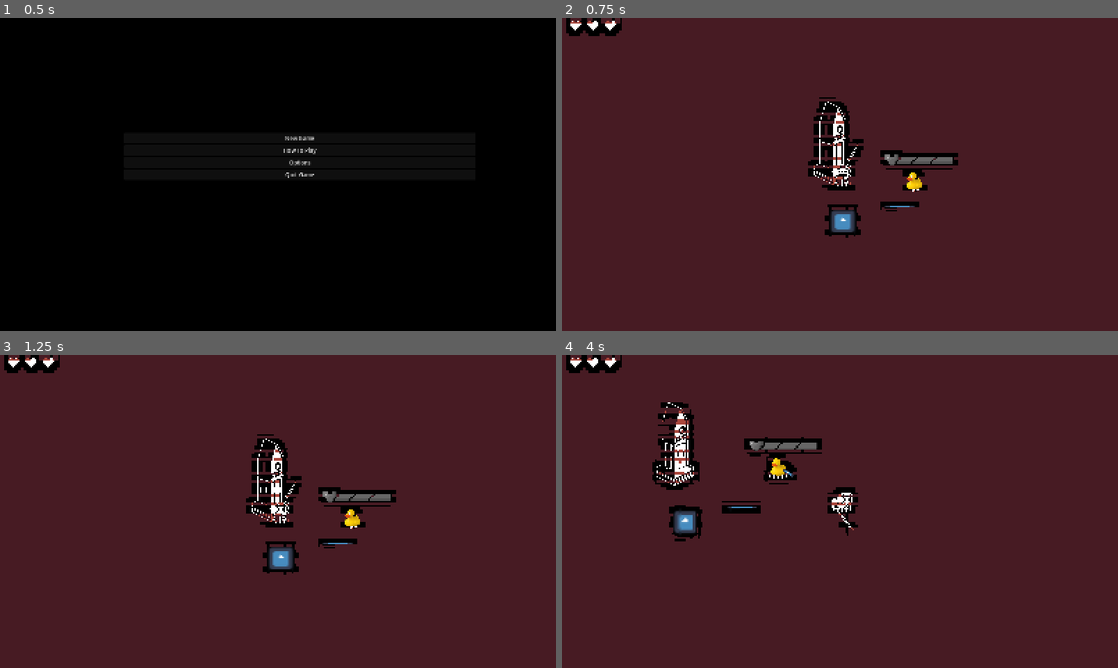
Above: before the commit, frames 1-4 (two rows, left to right).
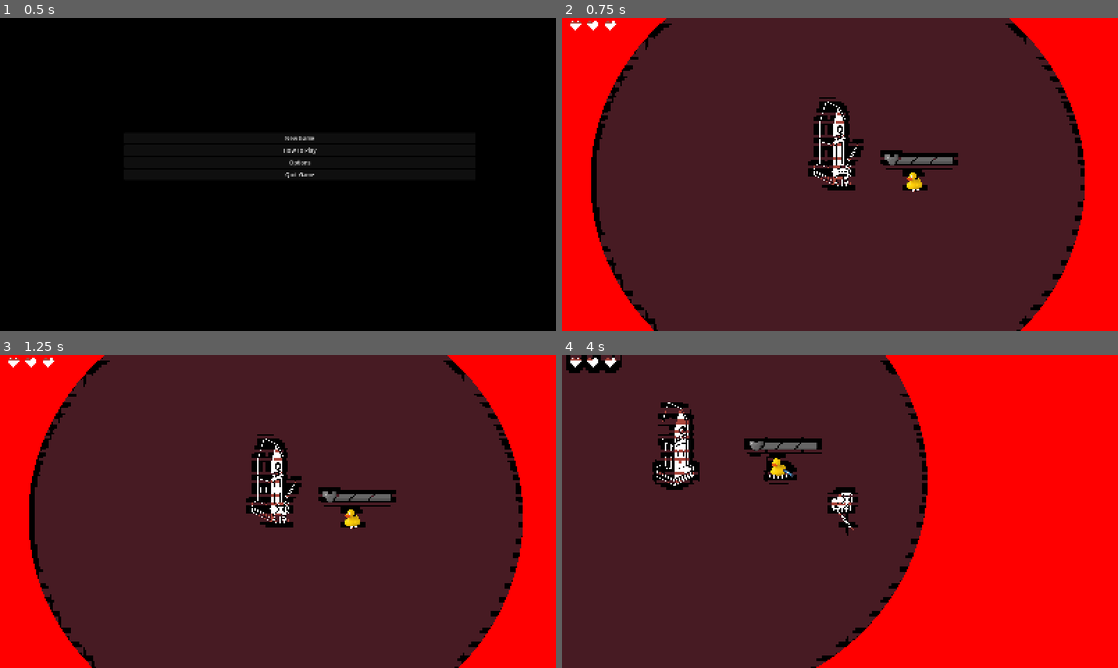
Above: after the commit, the same moments.

Repository: arrowira/shrine2Cjam
Game: Godot game, scene res://Scenes/main_menu.tscn
Two runs of this game, one before a commit and one after it. Both use one fixed random seed, a clock stepped at 60 frames per second and the inputs below. The engine's default icon, where the game draws it, is replaced by a stand-in: a white triangle on a blue panel in a dark square.
Inputs (mouse positions are in pixels of both pictures, inside the frame that each line leads up to):
- Up to frame 1 (0.5 s): no input
- Up to frame 2 (0.75 s): click "New Game" at 0.5 s
- Up to frame 3 (1.25 s): no input
- Up to frame 4 (4 s): move the mouse to (962, 495) at 1.27 s; hold Right (right) 1.28-2.03 s; click (962, 495) at 1.35 s; move the mouse to (728, 527) at 2.02 s; hold Down (down) 2.03-2.78 s; right-click (728, 527) at 2.1 s; move the mouse to (895, 442) at 2.77 s; hold Right (right) 2.78-3.53 s; tap Space (dash) at 2.85 s; move the mouse to (812, 574) at 3.52 s; hold Up (up) from 3.53 s (still down); click (812, 574) at 3.6 s

Frame 1 is identical in both runs. In frame 2, 21% of the frame differs, in the area x 0-100%, y 0-100%; in frame 3, 21%; in frame 4, 40%, in the area x 19-100%, y 0-100%.

Commit message:
shrine radius shader with changing radius

Diff:
--- a/shrine-jam/Scenes/main.tscn
+++ b/shrine-jam/Scenes/main.tscn
@@ -2,12 +2,16 @@
 
 [ext_resource type="PackedScene" uid="uid://d0v0l1p4dt5s4" path="res://Scenes/player.tscn" id="1_jjgbg"]
 [ext_resource type="Script" uid="uid://tu2dr1eagyqt" path="res://scripts/GameManager.gd" id="1_jjvhh"]
-[ext_resource type="Texture2D" uid="uid://dkijon0mpp4ce" path="res://Sprites/icon.svg" id="2_bo1nx"]
+[ext_resource type="Shader" uid="uid://btwgxlt0404ch" path="res://shrine_border.gdshader" id="2_6bp64"]
+[ext_resource type="Script" uid="uid://cjw3vbayvst71" path="res://scripts/shrine_border.gd" id="3_344ge"]
 [ext_resource type="PackedScene" uid="uid://qi6rs36koad5" path="res://Scenes/sorcerer.tscn" id="4_jjvhh"]
 [ext_resource type="PackedScene" uid="uid://c52p3eho210at" path="res://Scenes/shrine.tscn" id="5_kry3j"]
 [ext_resource type="Shader" uid="uid://d4nfsp1lxa2e8" path="res://colorapplication.gdshader" id="6_21xkr"]
 [ext_resource type="Script" uid="uid://bpn586u6aqxm5" path="res://scripts/HeartManager.gd" id="7_6bp64"]
-[ext_resource type="PackedScene" uid="uid://bhq3mxd4ns5h4" path="res://Scenes/blood_spatter.tscn" id="8_344ge"]
+
+[sub_resource type="ShaderMaterial" id="ShaderMaterial_k3uy8"]
+shader = ExtResource("2_6bp64")
+shader_parameter/radius = 0.1
 
 [sub_resource type="ShaderMaterial" id="ShaderMaterial_kry3j"]
 shader = ExtResource("6_21xkr")
@@ -17,13 +21,16 @@
 [node name="Main" type="Node2D" unique_id=1040881665]
 script = ExtResource("1_jjvhh")
 
+[node name="ShrineBorder" type="ColorRect" parent="." unique_id=120893510]
+material = SubResource("ShaderMaterial_k3uy8")
+offset_left = -7088.0
+offset_top = -6384.0
+offset_right = 7140.0
+offset_bottom = 6505.0
+script = ExtResource("3_344ge")
+
 [node name="Player" parent="." unique_id=782907943 instance=ExtResource("1_jjgbg")]
 position = Vector2(39, 29)
-
-[node name="Icon" type="Sprite2D" parent="." unique_id=892194972]
-position = Vector2(383, 212.5)
-scale = Vector2(1.328125, 0.101562515)
-texture = ExtResource("2_bo1nx")
 
 [node name="Sorcerer" parent="." unique_id=1551394208 instance=ExtResource("4_jjvhh")]
 position = Vector2(469, 67)
@@ -47,6 +54,3 @@
 anchor_bottom = 1.0
 grow_horizontal = 2
 grow_vertical = 2
-
-[node name="BloodSpatter" parent="." unique_id=1579081551 instance=ExtResource("8_344ge")]
-position = Vector2(47, 299)
--- a/shrine-jam/scripts/GameManager.gd
+++ b/shrine-jam/scripts/GameManager.gd
@@ -1,5 +1,6 @@
 extends Node2D
 
+var shrineRadius = 0.1
 
 # Called when the node enters the scene tree for the first time.
 func _ready() -> void:
@@ -11,6 +12,7 @@
 
 # Called every frame. 'delta' is the elapsed time since the previous frame.
 func _process(delta: float) -> void:
+	$ShrineBorder.change_radius(shrineRadius)
 	playerSpeed = $Player.velocity.length()/400
 	playerPos = $Player.global_position
 
--- /dev/null
+++ b/shrine-jam/scripts/shrine_border.gd
@@ -0,0 +1,12 @@
+extends ColorRect
+
+
+
+func _ready() -> void:
+	change_radius(0.01)
+
+
+@onready var mat: ShaderMaterial = material
+
+func change_radius(r):
+	mat.set_shader_parameter("radius", r)
--- /dev/null
+++ b/shrine-jam/shrine_border.gdshader
@@ -0,0 +1,23 @@
+shader_type canvas_item;
+
+uniform float radius = 0.1;
+
+void vertex() {
+	// Called for every vertex the material is visible on.
+}
+
+void fragment() {
+	float d = pow(pow(UV.x-0.5,2) + pow(UV.y-0.5,2), 0.5);
+	if (d<radius){
+		COLOR = vec4(0,0,0,0);
+	}
+	else{
+		COLOR = vec4(1,0,0,1);
+	}
+
+}
+
+//void light() {
+//	// Called for every pixel for every light affecting the CanvasItem.
+//	// Uncomment to replace the default light processing function with this one.
+//}
Binary file added: shrine-jam/Sprites/shrine_border.png
Not shown, added: shrine-jam/Sprites/shrine_border.png.import
Not shown, added: shrine-jam/scripts/shrine_border.gd.uid
Not shown, added: shrine-jam/shrine_border.gdshader.uid
